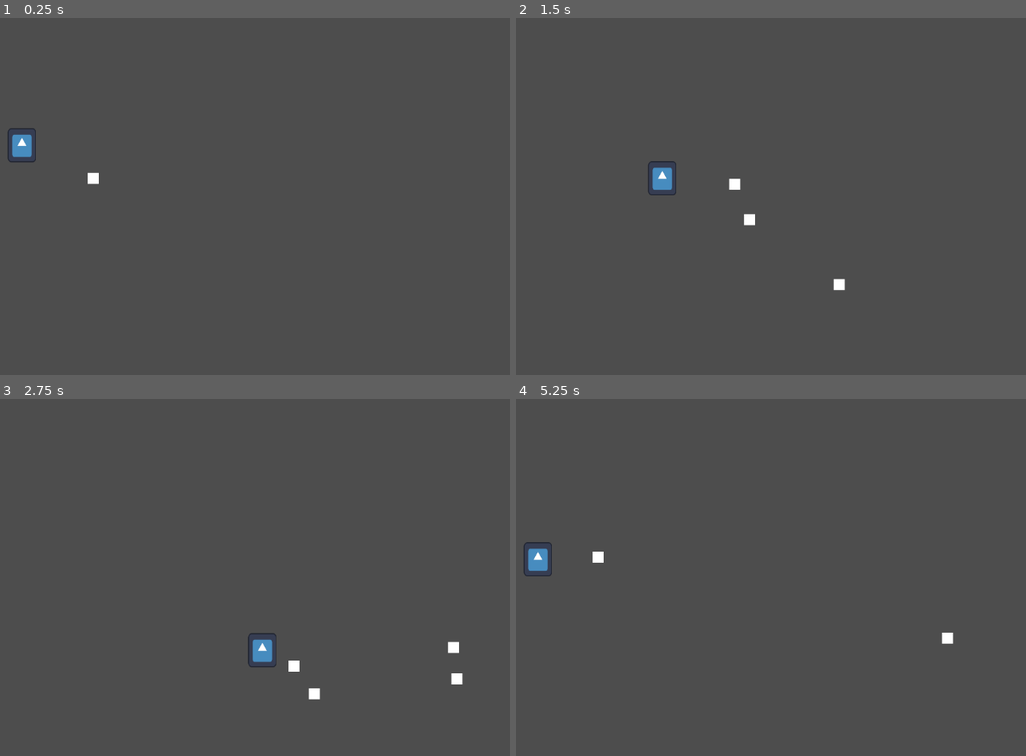
Above: before the commit, frames 1-4 (two rows, left to right).
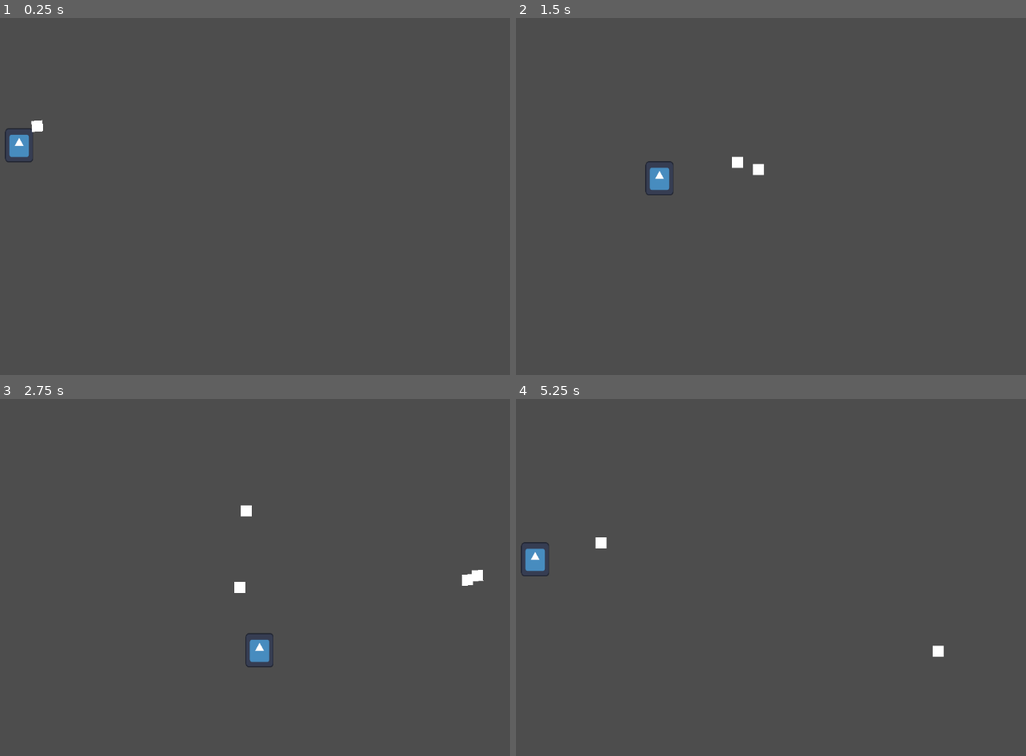
Above: after the commit, the same moments.

Repository: Minyguy/GameJamS2024
Game: Godot game, scene res://node_2d.tscn
The game is run twice, just before and just after one commit, with the same random seed, the same clock (stepped at 60 frames per second) and the same inputs. The engine's default icon, where the game draws it, is replaced by a stand-in: a white triangle on a blue panel in a dark square.
Inputs (mouse positions are in pixels of both pictures, inside the frame that each line leads up to):
- Up to frame 1 (0.25 s): no input
- Up to frame 2 (1.5 s): move the mouse to (847, 178) at 0.52 s; hold Right (ui_right) 0.53-1.28 s; hold Space (shoot) 0.53-1.28 s; move the mouse to (582, 214) at 1.27 s; hold Down (ui_down) from 1.28 s (still down); tap Space (shoot) at 1.35 s
- Up to frame 3 (2.75 s): move the mouse to (255, 498) at 2.02 s; release Down (ui_down) at 2.03 s; hold Right (ui_right) from 2.03 s (still down); hold Space (shoot) from 2.03 s (still down)
- Up to frame 4 (5.25 s): move the mouse to (674, 648) at 2.77 s; release Right (ui_right) at 2.78 s; release Space (shoot) at 2.78 s; hold Up (ui_up) 2.78-3.53 s; tap Space (shoot) at 2.85, 4.35 s; move the mouse to (898, 631) at 3.52 s; hold Space (shoot) 3.53-4.28 s; hold Left (ui_left) 3.53-5.03 s; move the mouse to (516, 523) at 4.27 s; move the mouse to (740, 577) at 5.02 s; hold Down (ui_down) from 5.03 s (still down); hold Space (shoot) from 5.03 s (still down)

The runs differ from the first frame. In frame 1, 0.3% of the frame differs, in the area x 0-20%, y 28-47%; in frame 2, 0.5%; in frame 3, 0.7%, in the area x 45-95%, y 29-85%; in frame 4, 0.5%.

Commit message:
Bullets now spawn properly

Diff:
--- a/Bullet_script.gd
+++ b/Bullet_script.gd
@@ -3,9 +3,9 @@
 
 func _ready():
 	speed = 400
-	linear_velocity = Vector2(1,1).direction_to(get_global_mouse_position()-position)*speed
+	linear_velocity = get_parent().get_node("Player").position.direction_to(get_global_mouse_position()-position)*speed
 	print(linear_velocity)
-	position = get_parent().get_node("Player").position + (position.direction_to(get_global_mouse_position())*50)
+	position = get_parent().get_node("Player").position + (get_parent().get_node("Player").position.direction_to(get_global_mouse_position())*50)
 	print(linear_velocity)
 	print("THIS SHOULD WORK")
 	pass
